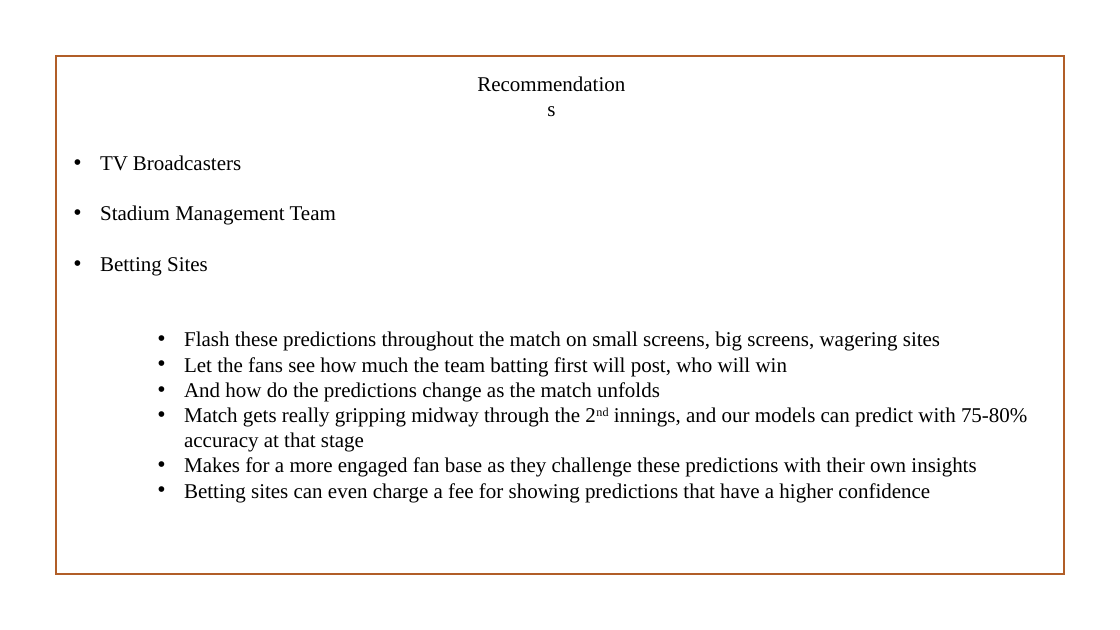
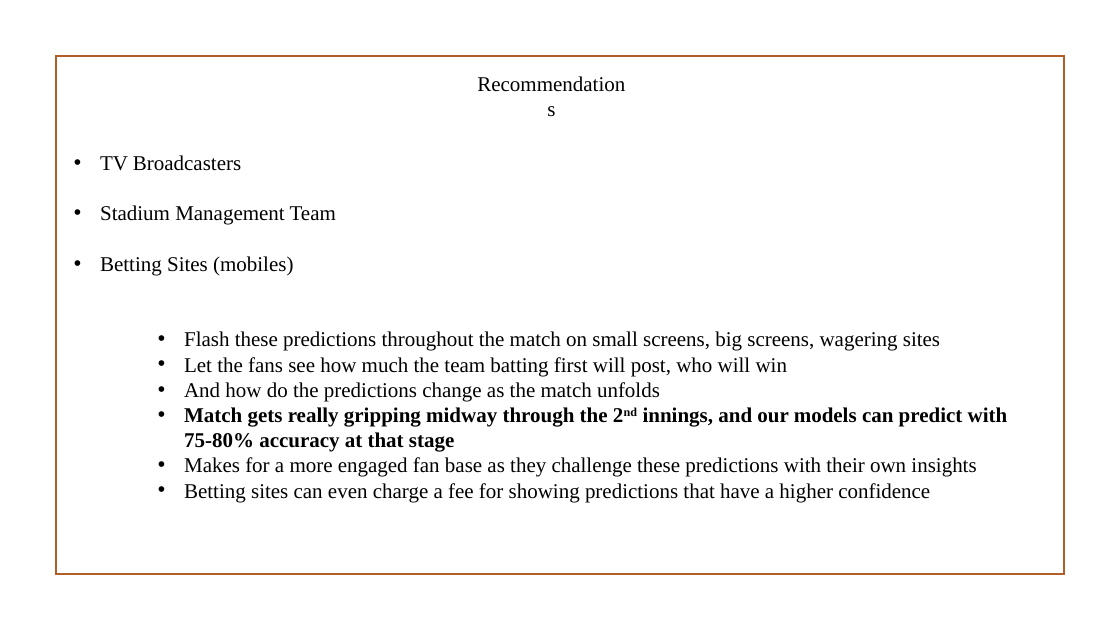
Before and after one commit to asahay001/springboardIntro, a slide deck: slide 18 of CapstoneFinalPresentation_IPLT20CricketPredictions.pptx. Drawn at 1120x630 pixels with LibreOffice and Linux fonts; fonts in the diff are those of the drawing; background and template pictures are left out. Boxes give left, top, right and bottom in pixels: in the first picture for what was removed or moved away, otherwise in the second. Text is boxed around its words. In the diff, an @@ line names an element or a change of style, - is before the commit and + after.

Commit message:
1. Highlighted portions of the deck to cover in presentation 2. Fixed 26th over winner prediction paramaters in Excel

```diff
--- a/CapstoneFinalPresentation_IPLT20CricketPredictions.pptx
+++ b/CapstoneFinalPresentation_IPLT20CricketPredictions.pptx
@@ text at [100, 256, 293, 276]: text changed @@
-• Betting Sites
+• Betting Sites (mobiles)
@@ text at [184, 407, 1008, 452]: bold on in "Match gets really gripping midway through the ..." @@
```
Also in this commit, not shown: 15 other slides changed, 1 slide added, 1 other file.
